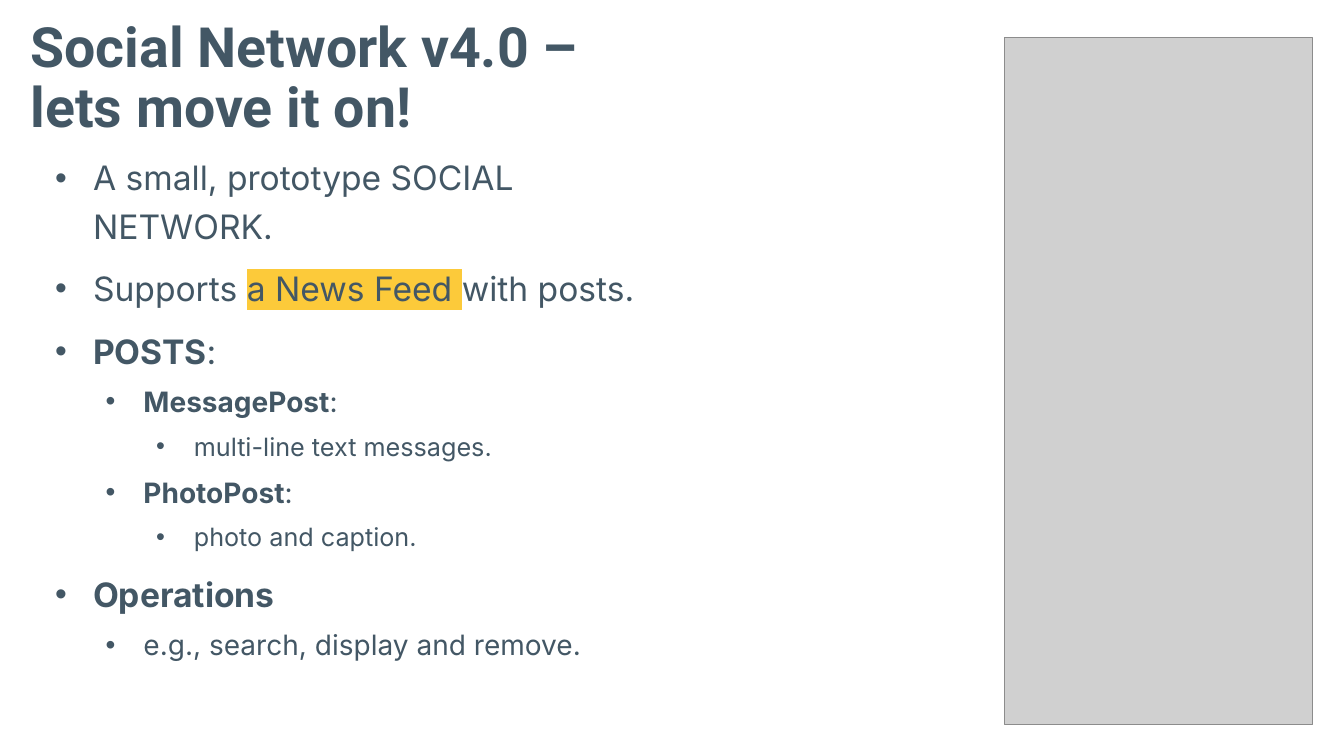
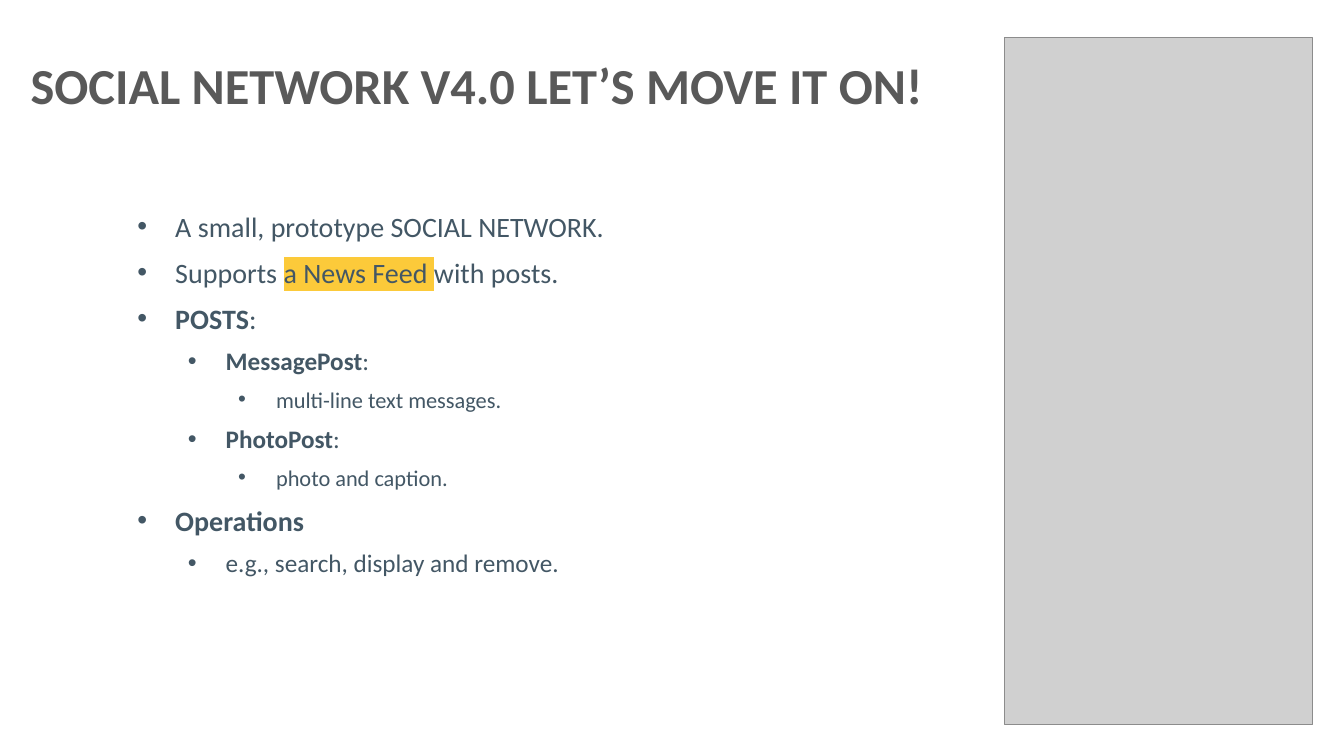
Before and after one commit to Programming-Fundamentals-SETU/prog-fund-2-jan-26, a slide deck: slide 9 of topic08-inheritance/unit-08a-lectures/talk-2-inheritance-v1/a-inheritanceV1.pptx. Drawn at 1344x756 pixels with LibreOffice and Linux fonts; fonts in the diff are those of the drawing; grey boxes stand for pictures. Boxes give left, top, right and bottom in pixels: in the first picture for what was removed or moved away, otherwise in the second. Text is boxed around its words. In the diff, an @@ line names an element or a change of style, - is before the commit and + after.

```diff
--- a/topic08-inheritance/unit-08a-lectures/talk-2-inheritance-v1/a-inheritanceV1.pptx
+++ b/topic08-inheritance/unit-08a-lectures/talk-2-inheritance-v1/a-inheritanceV1.pptx
@@ title "SOCIAL NETWORK V4.0 LET’S MOVE ..." at box(31, 67, 923, 105): vertical alignment bottom to top @@
@@ title at box(31, 67, 923, 105): text changed; size 39.6 to 36 pt; font Roboto to Calibri; text colour #435765 to #595959 @@
-Social Network v4.0 – lets move it on!
+SOCIAL NETWORK V4.0 LET’S MOVE IT ON!
@@ text "A small, prototype SOCIAL NETWORK.": place and size @@
-text "A small, prototype SOCIAL NETWORK." at box(93, 165, 635, 661)
+text "A small, prototype SOCIAL NETWORK." at box(175, 217, 603, 577)
@@ text "A small, prototype SOCIAL NETWORK." at box(175, 217, 603, 577): size 24 to 20 pt in "A small, prototype SOCIAL NETWORK.", "Supports a News Feed with posts.", "POSTS:", "Operations"; font Inter to Calibri; size 20 to 18 pt in "MessagePost:", "PhotoPost:", "e.g., search, display and remove."; size 18 to 16 pt in "multi-line text messages.", "photo and caption."; less space between paragraphs; vertical alignment top to bottom @@
```
Also in this commit, not shown: 22 other slides changed, 10 other files.
